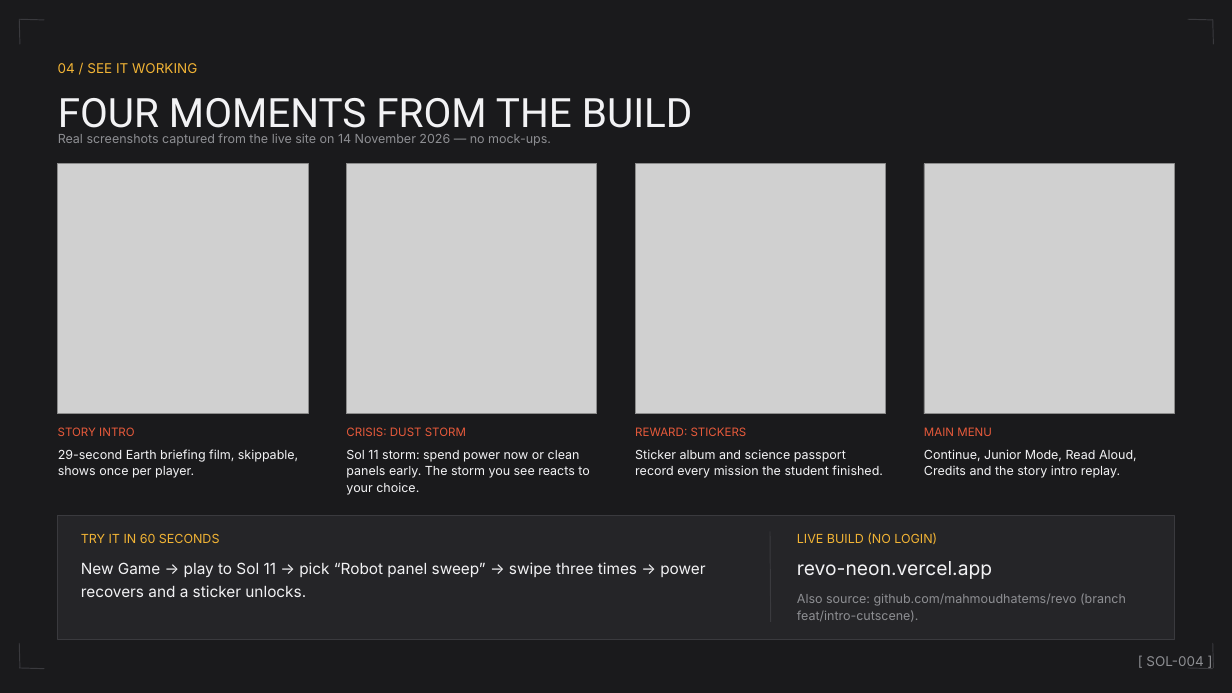
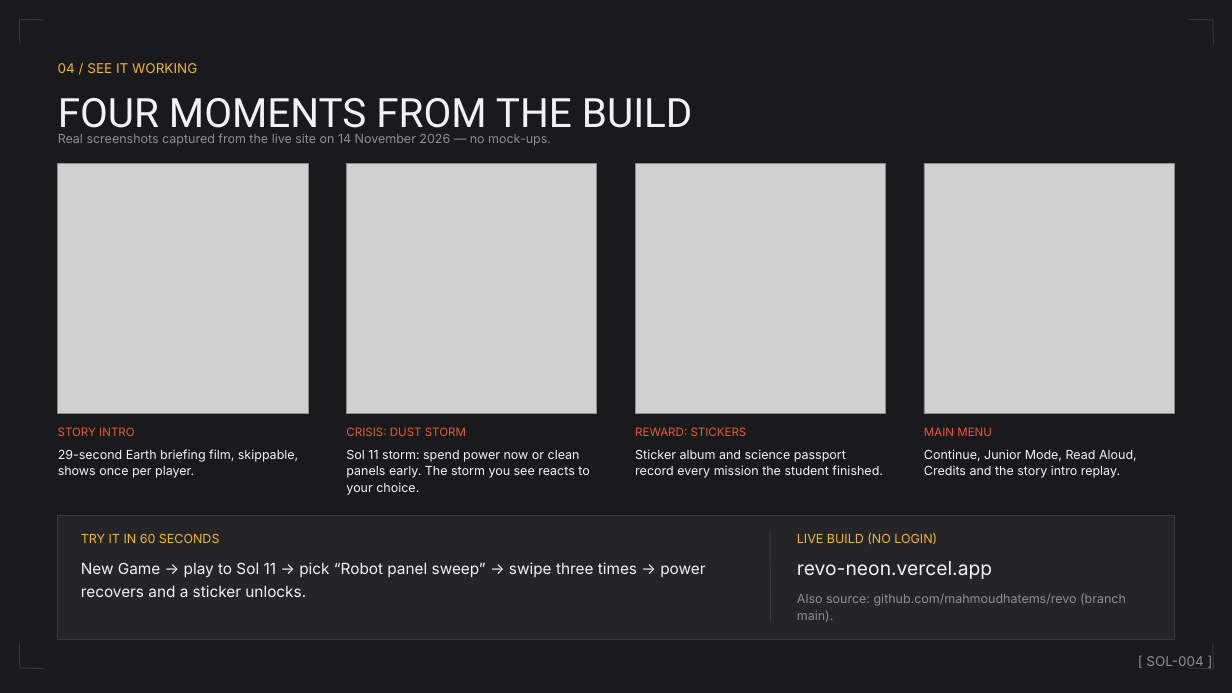
Before and after one commit to mahmoudhatems/revo, a slide deck: slide 4 of public/demo/REVO-Demo-7-Slides.pptx. Drawn at 1232x693 pixels with LibreOffice and Linux fonts; fonts in the diff are those of the drawing; grey boxes stand for pictures. Boxes give left, top, right and bottom in pixels: in the first picture for what was removed or moved away, otherwise in the second. Text is boxed around its words. In the diff, an @@ line names an element or a change of style, - is before the commit and + after.

Commit message:
chore: production now runs from main
- demo deck + project doc refreshed (repo links point at main)
- submission answers / credits / summary updated for the main-branch flow

```diff
--- a/public/demo/REVO-Demo-7-Slides.pptx
+++ b/public/demo/REVO-Demo-7-Slides.pptx
@@ text at box(797, 593, 1126, 622): text changed @@
-Also source: github.com/mahmoudhatems/revo (branch feat/intro-cutscene).
+Also source: github.com/mahmoudhatems/revo (branch main).
```
Also in this commit, not shown: 1 other slide changed, 7 other files.
